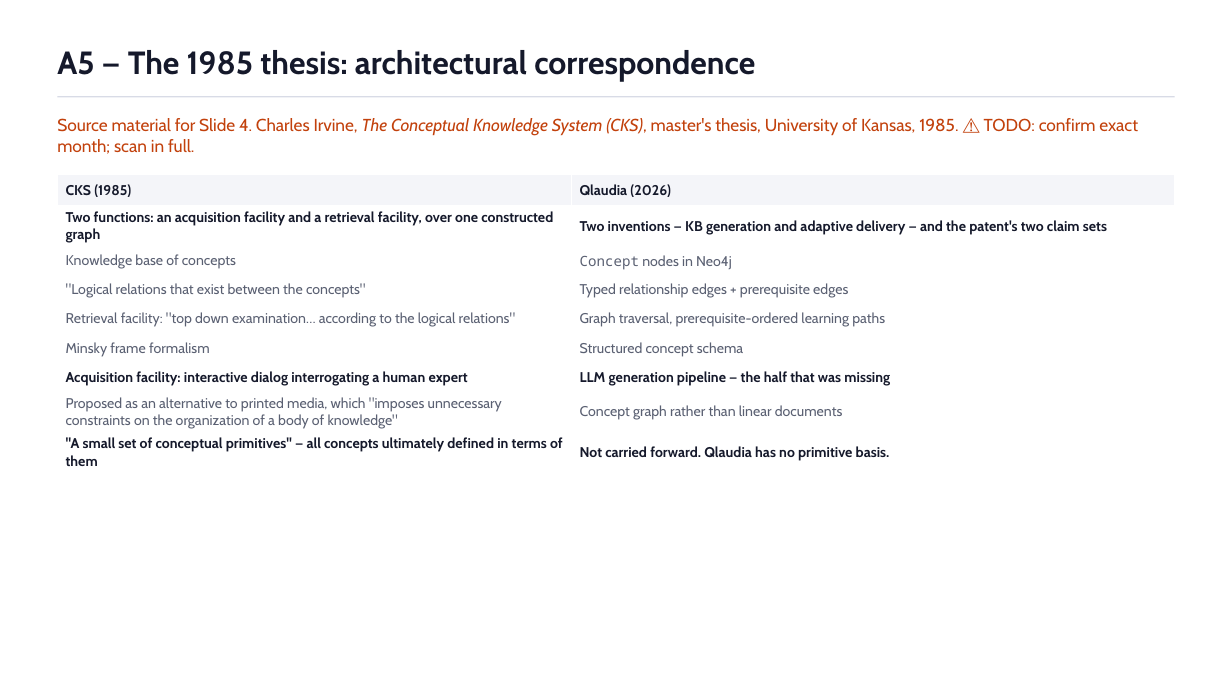
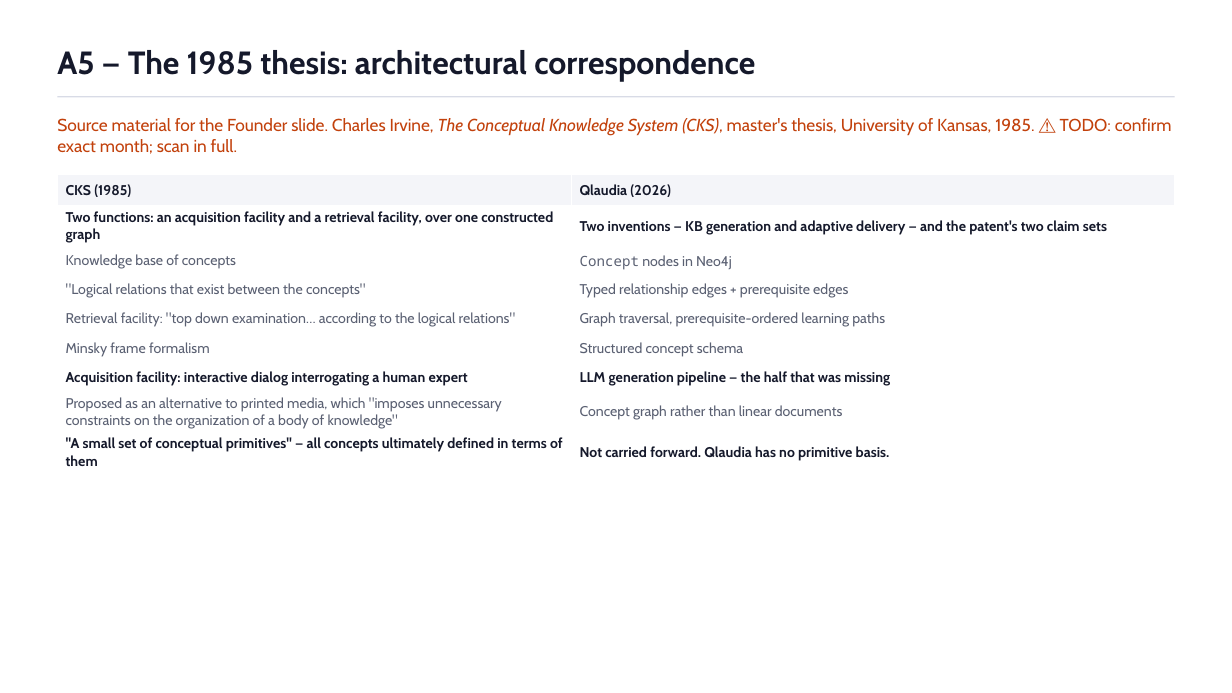
Before and after one commit to ChuckIrvine/qlaudia, a slide deck: slide 21 of pitch_deck/qlaudia_pitch_deck.pptx. Drawn at 1232x693 pixels with LibreOffice and Linux fonts; fonts in the diff are those of the drawing. Boxes give left, top, right and bottom in pixels: in the first picture for what was removed or moved away, otherwise in the second. Text is boxed around its words. In the diff, an @@ line names an element or a change of style, - is before the commit and + after.

```diff
--- a/pitch_deck/qlaudia_pitch_deck.pptx
+++ b/pitch_deck/qlaudia_pitch_deck.pptx
@@ text at [57,118,1172,154]: text changed @@
-Source material for Slide 4. Charles Irvine, The Conceptual Knowledge System (CKS), master's thesis, University of Kansas, 1985. ⚠️ TODO: confirm exact month; scan in full.
+Source material for the Founder slide. Charles Irvine, The Conceptual Knowledge System (CKS), master's thesis, University of Kansas, 1985. ⚠️ TODO: confirm exact month; scan in full.
```
Also in this commit, not shown: 16 other slides changed, 6 slides added, 3 slides removed, 3 other files.
